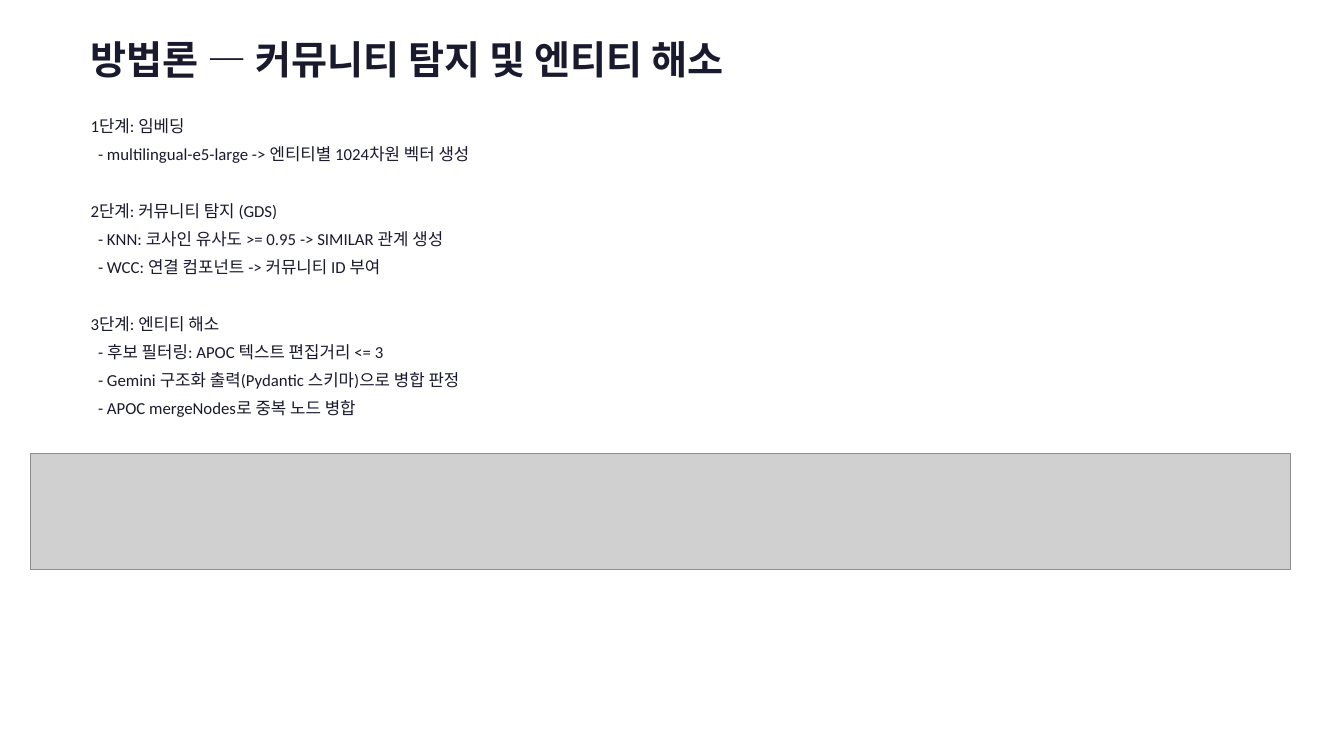
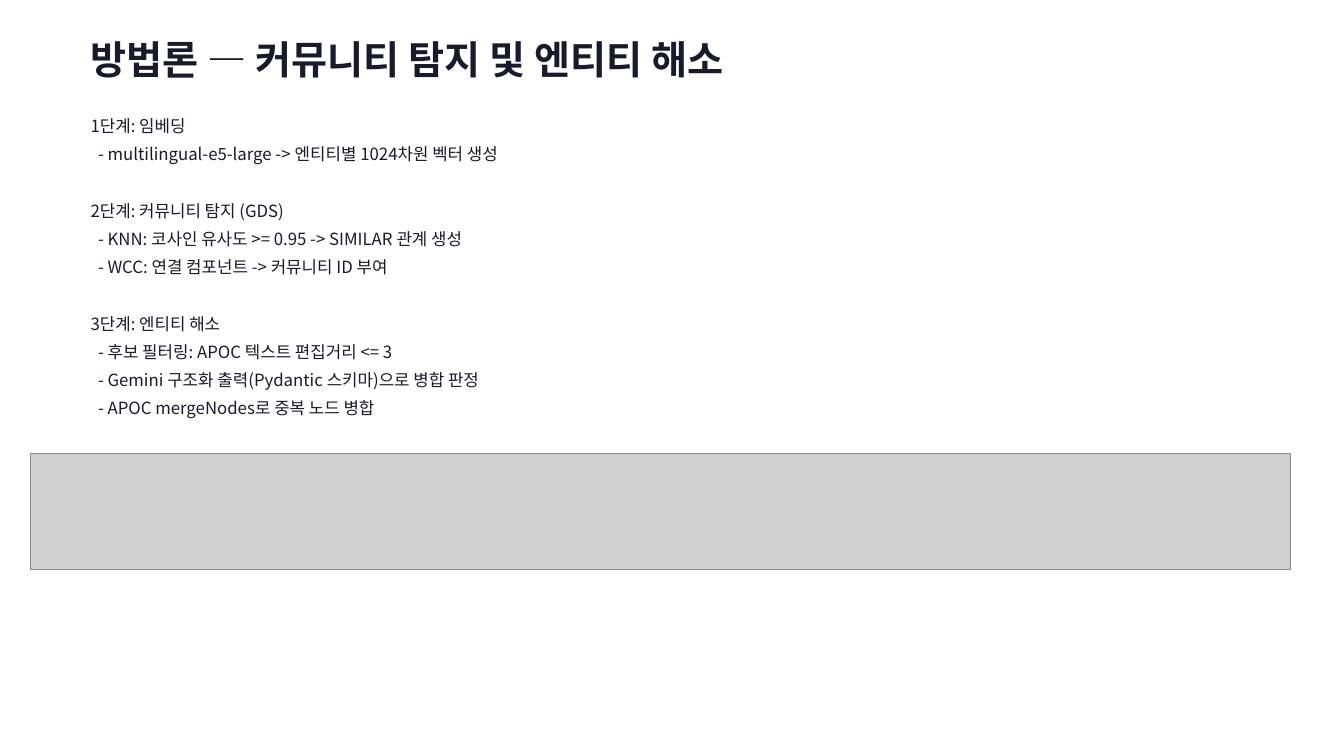
Before and after one commit to dddpower/euaikg, a slide deck: slide 4 of docs/euAIKG_technical.pptx. Drawn at 1344x756 pixels with LibreOffice and Linux fonts; fonts in the diff are those of the drawing; grey boxes stand for pictures. Boxes give left, top, right and bottom in pixels: in the first picture for what was removed or moved away, otherwise in the second. Text is boxed around its words. In the diff, an @@ line names an element or a change of style, - is before the commit and + after.

```diff
--- a/docs/euAIKG_technical.pptx
+++ b/docs/euAIKG_technical.pptx
@@ text "1단계: 임베딩" at [91,118,498,418]: font Calibri to Noto Sans CJK KR @@
```
Also in this commit, not shown: 5 other slides changed, 1 other file.
